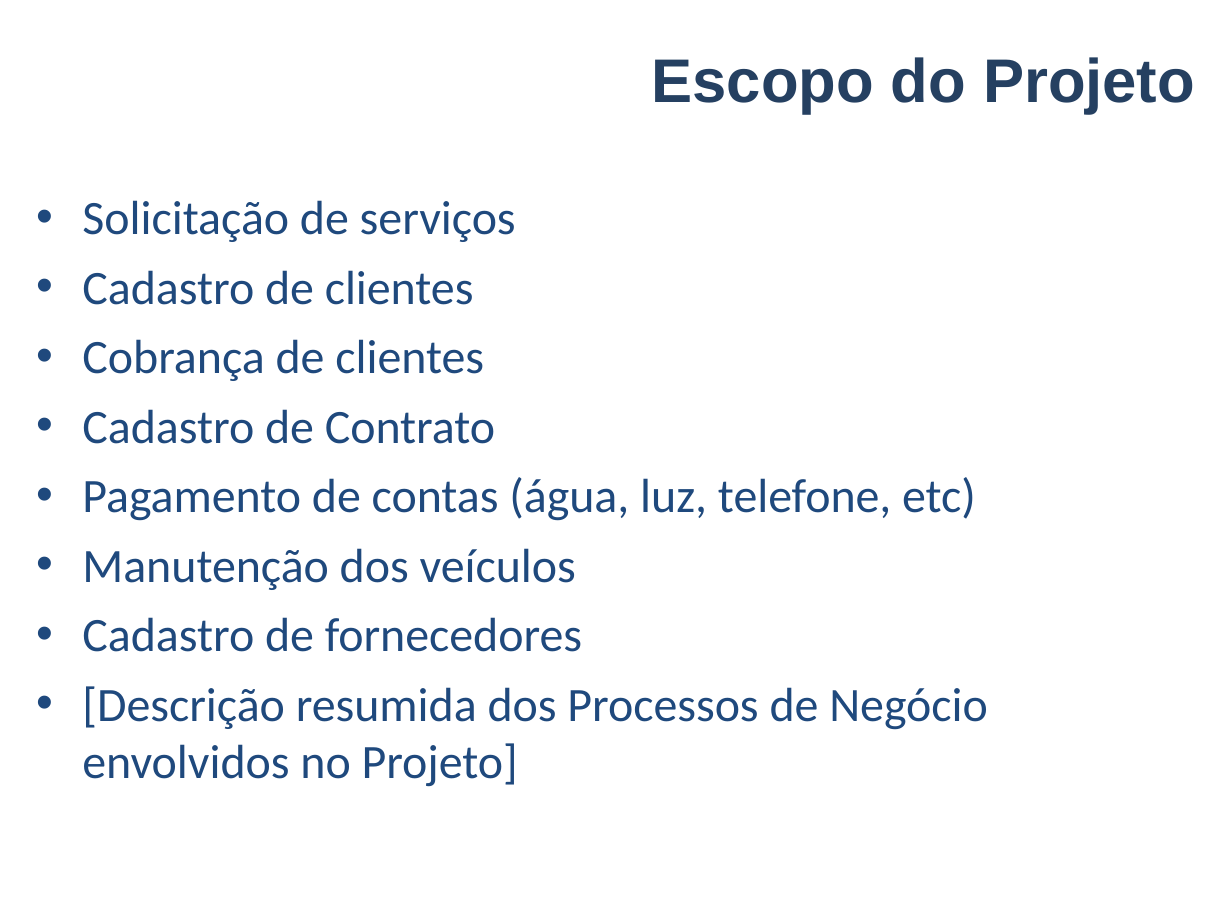
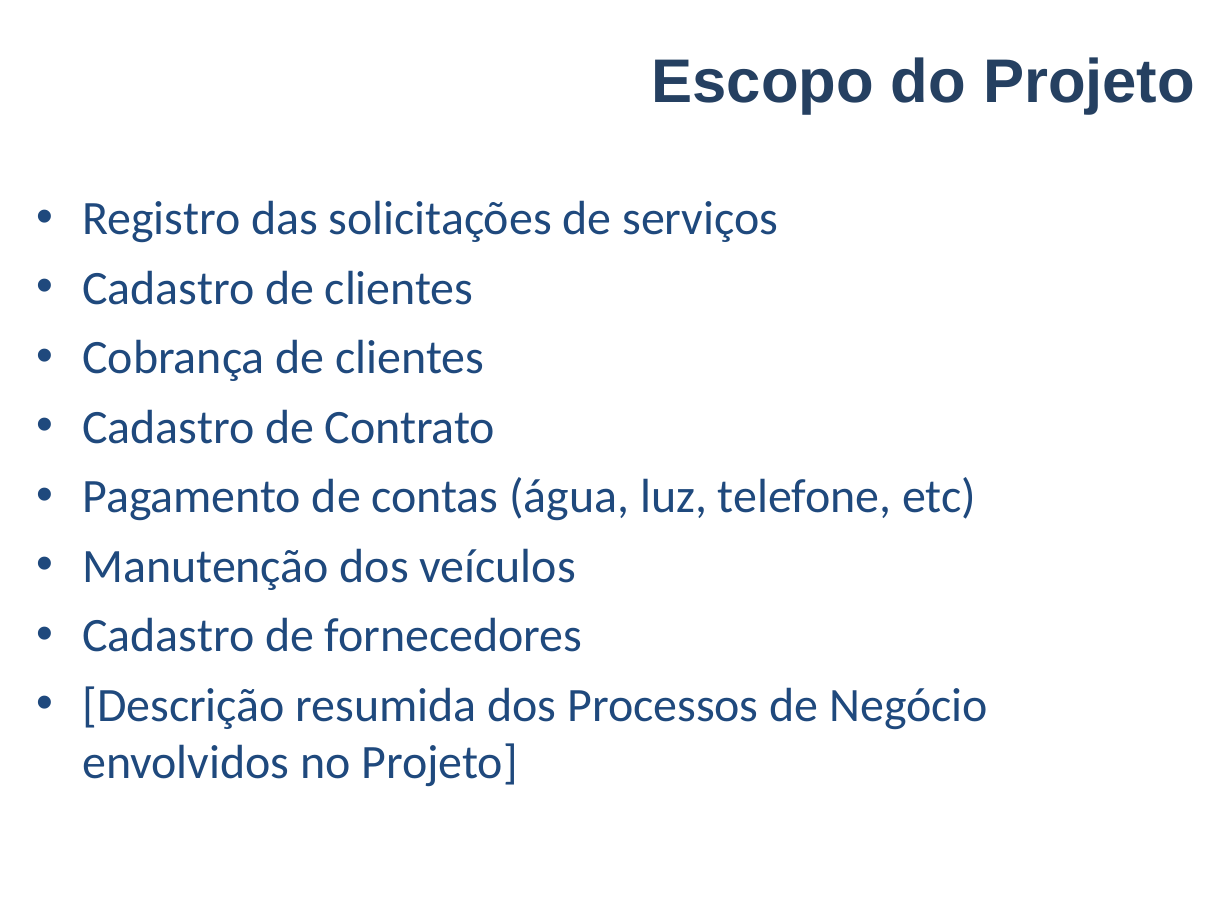
Before and after one commit to smrpuc/pos-fit-es10, a slide deck: slide 4 of Material Aulas/Metodologia de Pesquisa/FIT-TCC-Grupo04.ppt. Drawn at 1232x924 pixels with LibreOffice and Linux fonts; fonts in the diff are those of the drawing; background and template pictures are left out. Boxes give left, top, right and bottom in pixels: in the first picture for what was removed or moved away, otherwise in the second. Text is boxed around its words. In the diff, an @@ line names an element or a change of style, - is before the commit and + after.

```diff
--- a/Material Aulas/Metodologia de Pesquisa/FIT-TCC-Grupo04.ppt
+++ b/Material Aulas/Metodologia de Pesquisa/FIT-TCC-Grupo04.ppt
@@ text at [82, 200, 778, 243]: text changed @@
-• Solicitação de serviços
+• Registro das solicitações de serviços
```
Also in this commit, not shown: 5 other slides changed.
